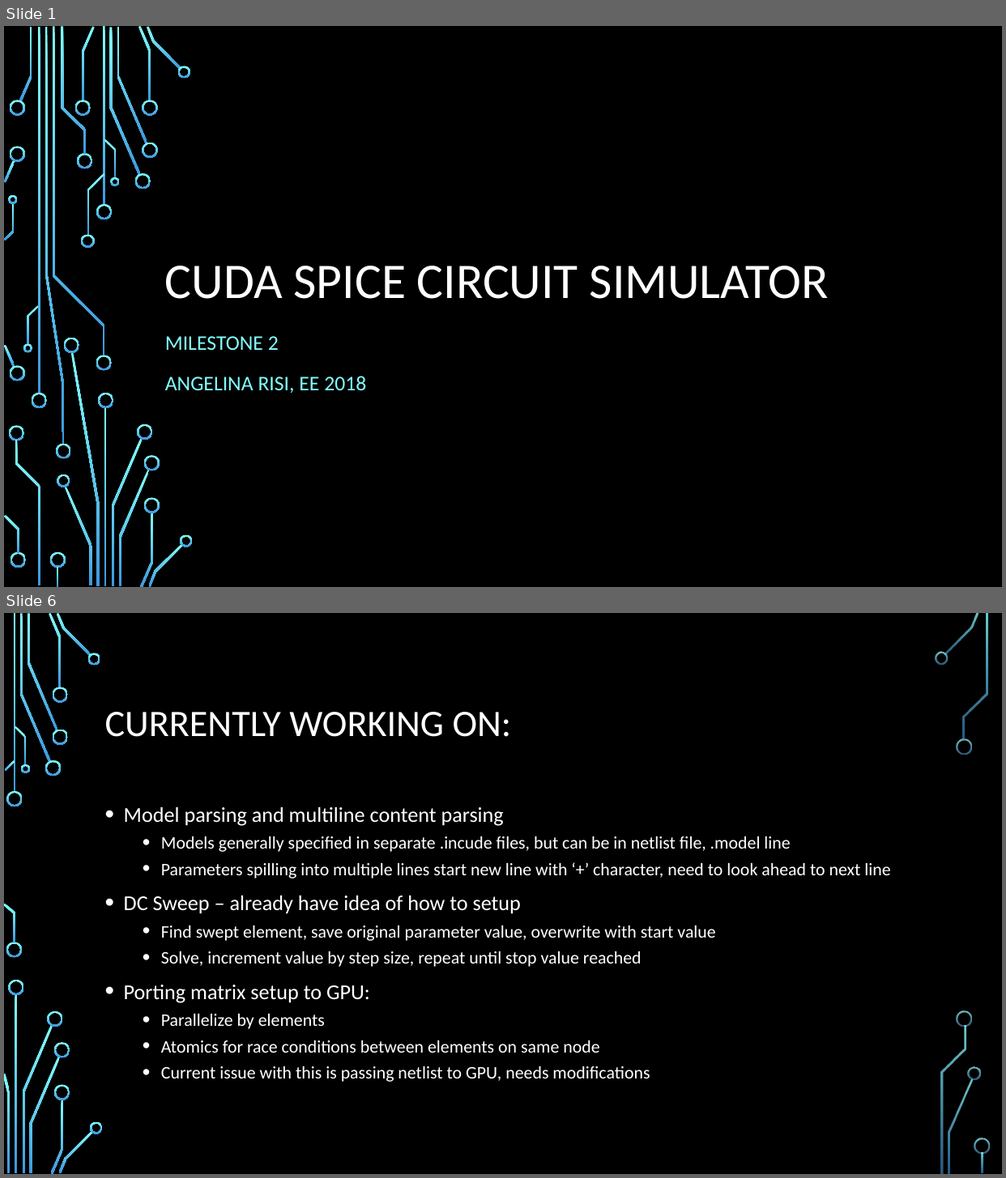
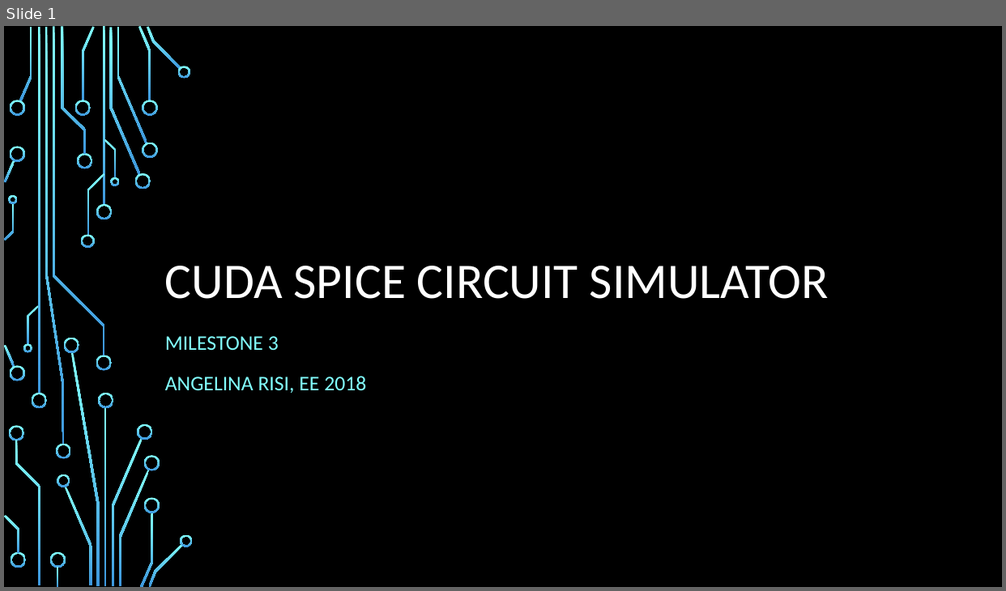
Before and after one commit to risia/CUDA-SPICE-Circuit-Sim, a slide deck: Milestones/Milestone3Presentation.pptx. Shown one above the other, each under a label of ours: slides 1 and 6 before the commit, slide 1 after it; the slides between them are not shown. The pictures are 1006x1178 and 1006x591 pixels, drawn with LibreOffice and Linux fonts; fonts in the diff are those of the drawing; background and template pictures are left out. Boxes give left, top, right and bottom in pixels: in the first picture for what was removed or moved away, otherwise in the second. Text is boxed around its words. In the diff, an @@ line names an element or a change of style, - is before the commit and + after.

```diff
--- a/Milestones/Milestone3Presentation.pptx
+++ b/Milestones/Milestone3Presentation.pptx
@@ slide 6 removed at bbox=[4, 613, 1002, 1174], background picture (left out) @@
@@ title removed at bbox=[105, 712, 512, 737] @@
-CURRENTLY WORKING ON:
@@ text removed at bbox=[124, 807, 890, 1082] @@
-• Model parsing and multiline content parsing
-  • Models generally specified in separate .incude files, but can be in netlist file, .model line
-  • Parameters spilling into multiple lines start new line with ‘+’ character, need to look ahead to next line
-• DC Sweep – already have idea of how to setup
-  • Find swept element, save original parameter value, overwrite with start value
-  • Solve, increment value by step size, repeat until stop value reached
-• Porting matrix setup to GPU:
-  • Parallelize by elements
-  • Atomics for race conditions between elements on same node
-  • Current issue with this is passing netlist to GPU, needs modifications
@@ group removed at bbox=[4, 613, 990, 1174]: 33 freeform shapes, 3 rectangles @@
@@ slide 1 changed as well @@
@@ subtitle at bbox=[165, 336, 279, 350]: text changed @@
-MILESTONE 2
+MILESTONE 3
```
Also in this commit, not shown: 1 other slide changed, 5 slides added, 4 other slides removed, 6 other files.
